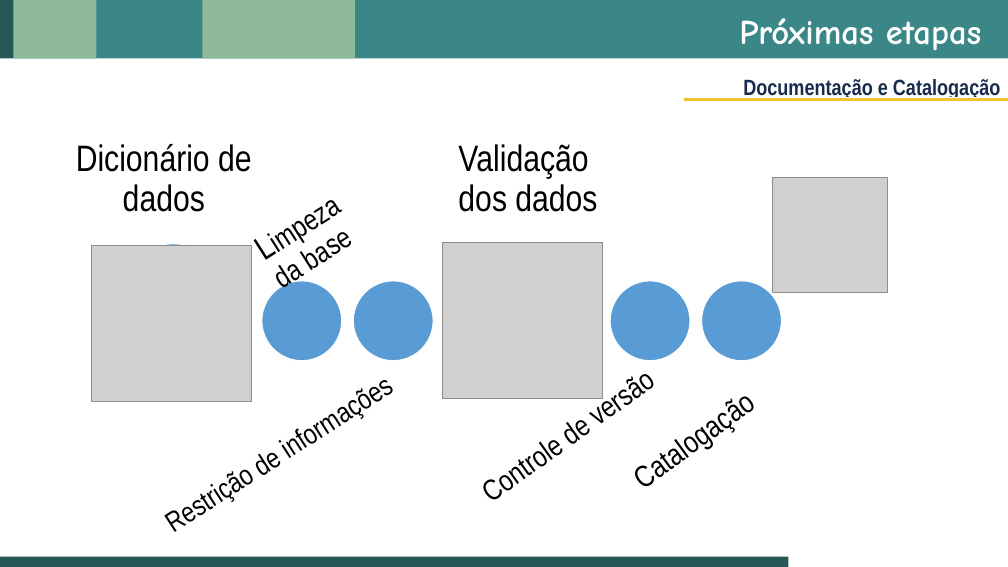
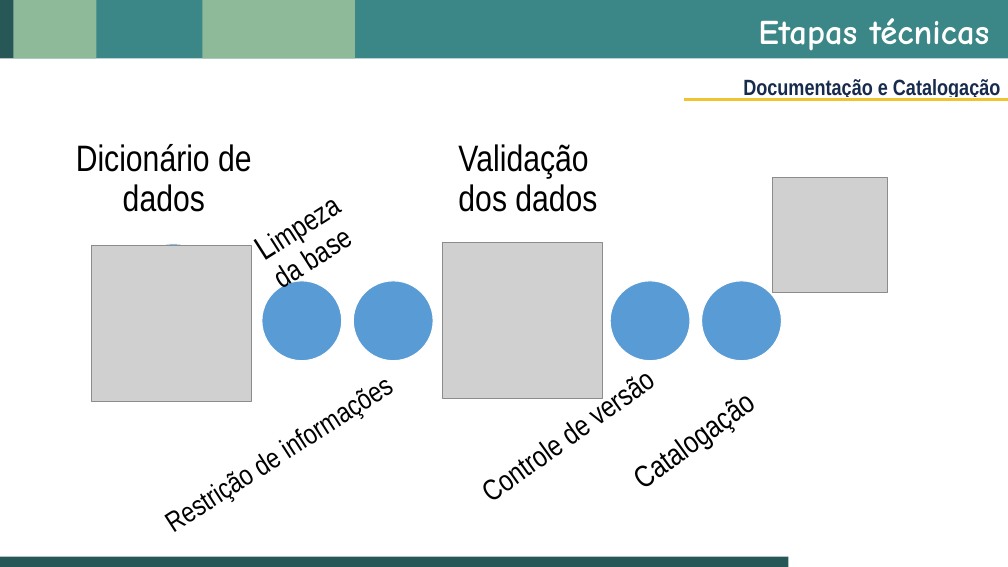
Before and after one commit to dados-mg/apresentacoes, a slide deck: slide 17 of dados-abertos-kick-off-2022-02.pptx (slide 16 before the commit). Drawn at 1008x567 pixels with LibreOffice and Linux fonts; fonts in the diff are those of the drawing; grey boxes stand for pictures; background and template pictures are left out. Boxes give left, top, right and bottom in pixels: in the first picture for what was removed or moved away, otherwise in the second. Text is boxed around its words. In the diff, an @@ line names an element or a change of style, - is before the commit and + after.

Commit message:
add slide de infos sobre termos e etapas institucionais

```diff
--- a/dados-abertos-kick-off-2022-02.pptx
+++ b/dados-abertos-kick-off-2022-02.pptx
@@ title at (x1=758, y1=18, x2=990, y2=51): text changed @@
-Próximas etapas
+Etapas técnicas
```
Also in this commit, not shown: 1 other slide changed, 1 slide added.
